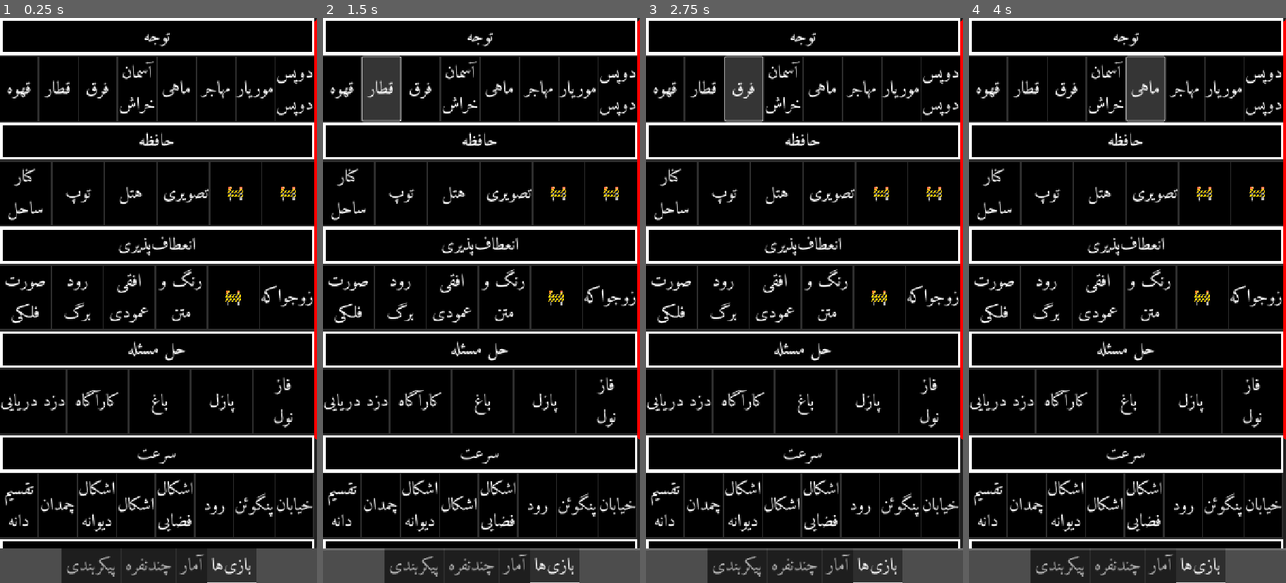
Above: before the commit, frames 1-4 (left to right).
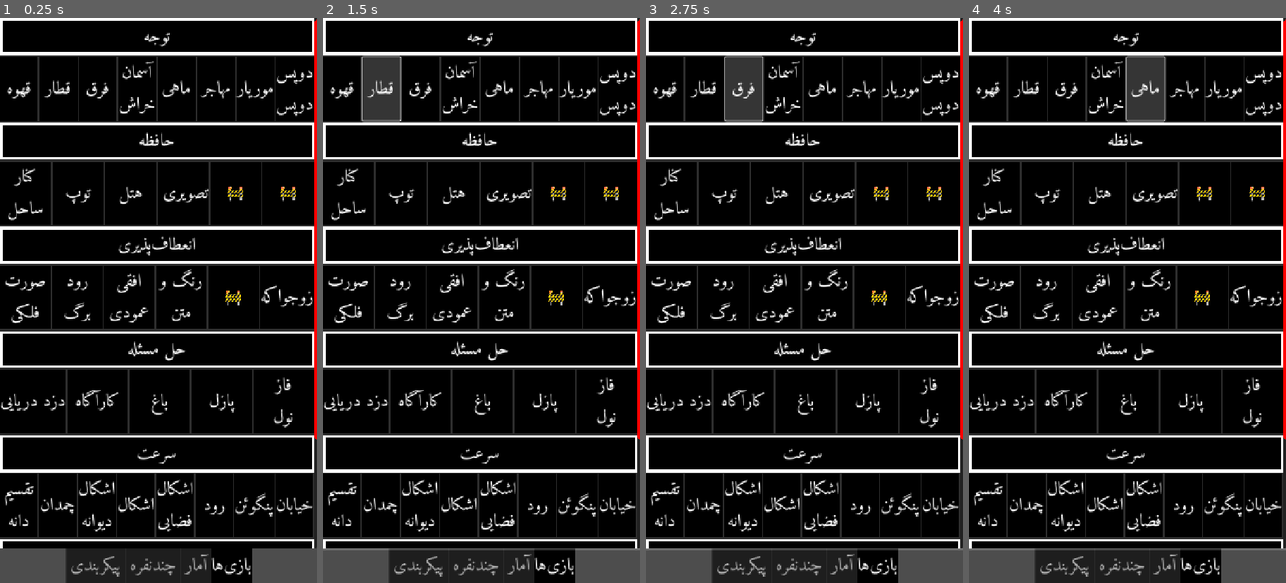
Above: after the commit, the same moments.

Repository: mojtabavahidinasab/conscious
Game: Godot game, scene res://صحنه‌ها/سرآغاز.tscn
The game is run twice, just before and just after one commit, with the same random seed, the same clock (stepped at 60 frames per second) and the same inputs.
Inputs:
- Up to frame 1 (0.25 s): no input
- Up to frame 2 (1.5 s): click "قهوه" at 0.5 s; click "قطار" at 1.25 s
- Up to frame 3 (2.75 s): click "فرق" at 2 s
- Up to frame 4 (4 s): click "آسمان خراش" at 2.75 s; click "ماهی" at 3.5 s

The runs differ from the first frame. In frame 1, 1.3% of the frame differs, in the area x 19-81%, y 93-100%; in frame 2, 1.3%; in frame 3, 1.3%; in frame 4, 1.3%.

Commit message:
افزودن تم برای «TabContainer»

Diff:
--- a/تم.tres
+++ b/تم.tres
@@ -20,6 +20,12 @@
 border_width_right = 6
 border_width_bottom = 6
 border_color = Color(1, 1, 1, 1)
+
+[sub_resource type="StyleBoxFlat" id="StyleBoxFlat_gpdqu"]
+bg_color = Color(0, 0, 0, 1)
+
+[sub_resource type="StyleBoxFlat" id="StyleBoxFlat_g5k8l"]
+bg_color = Color(0, 0, 0, 1)
 
 [sub_resource type="StyleBoxFlat" id="StyleBoxFlat_n2n3n"]
 bg_color = Color(1, 0, 0, 1)
@@ -68,6 +74,8 @@
 Label/font_sizes/font_size = 40
 Label/fonts/font = ExtResource("2_5lfgg")
 Label/styles/normal = SubResource("StyleBoxFlat_bp7ku")
+TabContainer/styles/tab_focus = SubResource("StyleBoxFlat_gpdqu")
+TabContainer/styles/tab_selected = SubResource("StyleBoxFlat_g5k8l")
 VScrollBar/icons/decrement = null
 VScrollBar/icons/decrement_highlight = null
 VScrollBar/icons/decrement_pressed = null
Not shown: 1 places in تم.tres that only renumber resources
